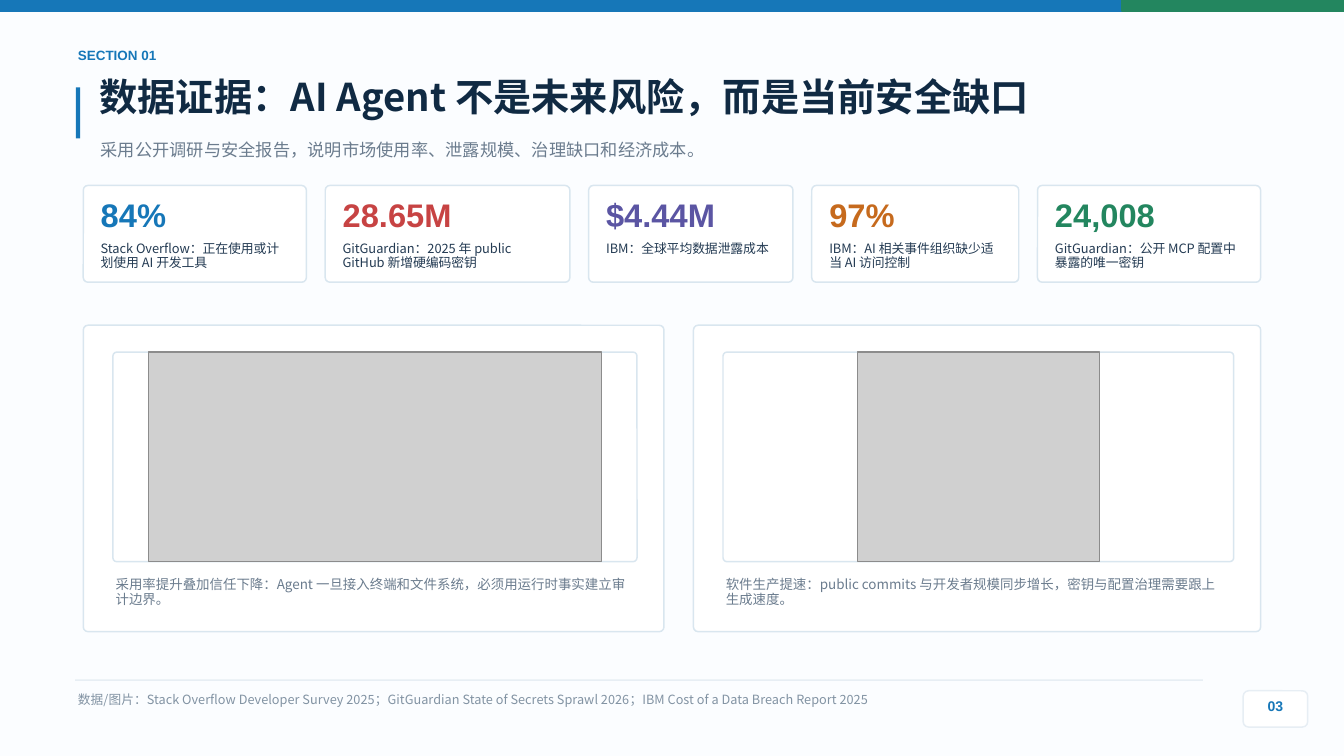
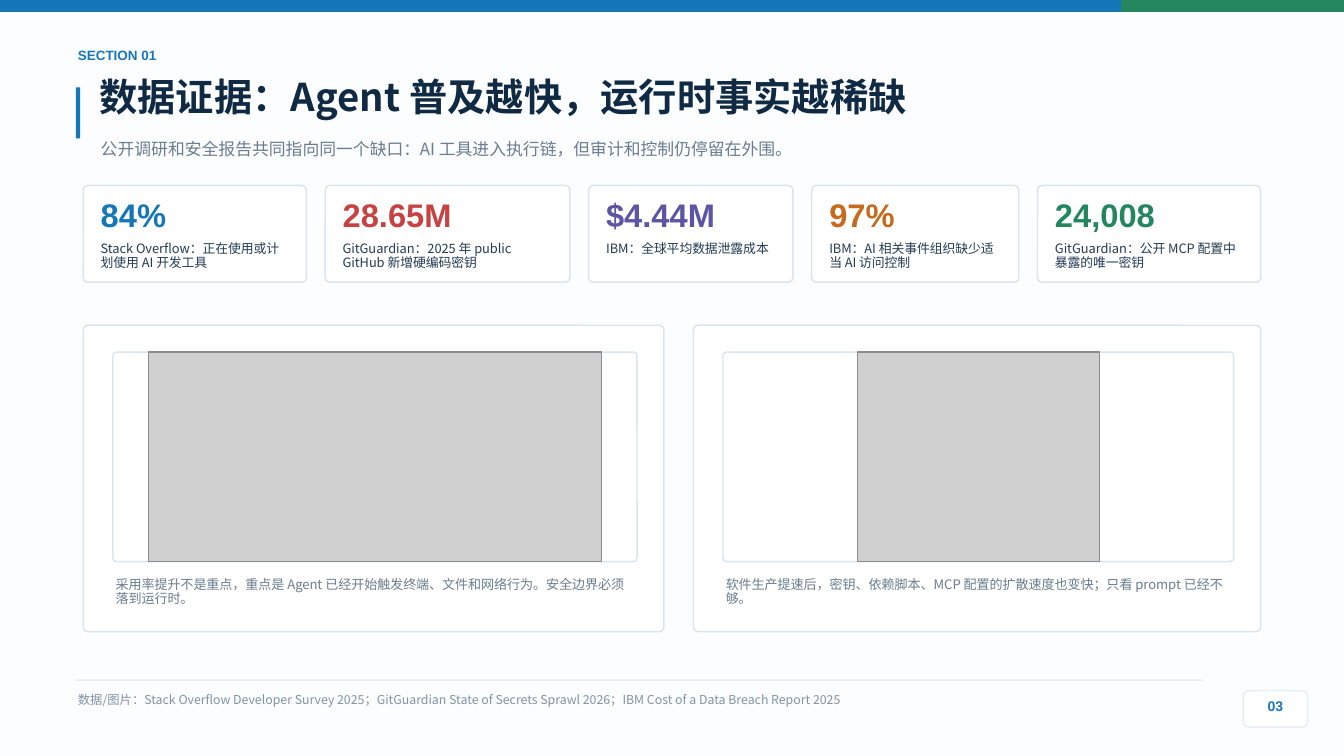
Before and after one commit to stevessr/agent-ebpf-filter, a slide deck: slide 3 of docs/competition/2026-guochuang/output/final/Agent-eBPF-Filter-项目答辩路演PPT-浅色优化版.pptx. Drawn at 1344x756 pixels with LibreOffice and Linux fonts; fonts in the diff are those of the drawing; grey boxes stand for pictures. Boxes give left, top, right and bottom in pixels: in the first picture for what was removed or moved away, otherwise in the second. Text is boxed around its words. In the diff, an @@ line names an element or a change of style, - is before the commit and + after.

```diff
--- a/docs/competition/2026-guochuang/output/final/Agent-eBPF-Filter-项目答辩路演PPT-浅色优化版.pptx
+++ b/docs/competition/2026-guochuang/output/final/Agent-eBPF-Filter-项目答辩路演PPT-浅色优化版.pptx
@@ text at [99, 78, 906, 121]: text changed @@
-数据证据：AI Agent 不是未来风险，而是当前安全缺口
+数据证据：Agent 普及越快，运行时事实越稀缺
@@ text at [101, 141, 792, 157]: text changed; size 9.2 to 9 pt @@
-采用公开调研与安全报告，说明市场使用率、泄露规模、治理缺口和经济成本。
+公开调研和安全报告共同指向同一个缺口：AI 工具进入执行链，但审计和控制仍停留在外围。
@@ text at [116, 578, 624, 604]: text changed; size 7.2 to 7 pt @@
-采用率提升叠加信任下降：Agent 一旦接入终端和文件系统，必须用运行时事实建立审计边界。
+采用率提升不是重点，重点是 Agent 已经开始触发终端、文件和网络行为。安全边界必须落到运行时。
@@ text at [726, 578, 1223, 604]: text changed; size 7.2 to 7 pt @@
-软件生产提速：public commits 与开发者规模同步增长，密钥与配置治理需要跟上生成速度。
+软件生产提速后，密钥、依赖脚本、MCP 配置的扩散速度也变快；只看 prompt 已经不够。
@@ text "数据/图片：Stack Overflow Developer Survey 2025；GitGuardian ..." at [78, 694, 840, 707]: size 6.8 to 6.6 pt @@
```
Also in this commit, not shown: 9 other slides changed, 10 slides added, 8 slides removed, 23 other files.
